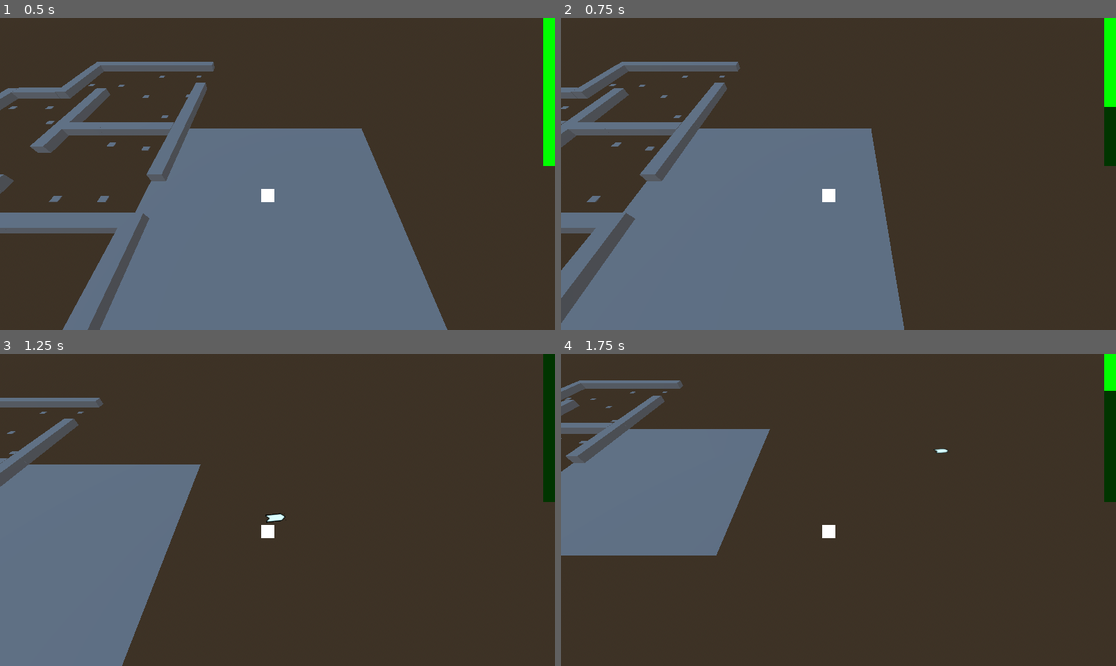
Above: before the commit, frames 1-4 (two rows, left to right).
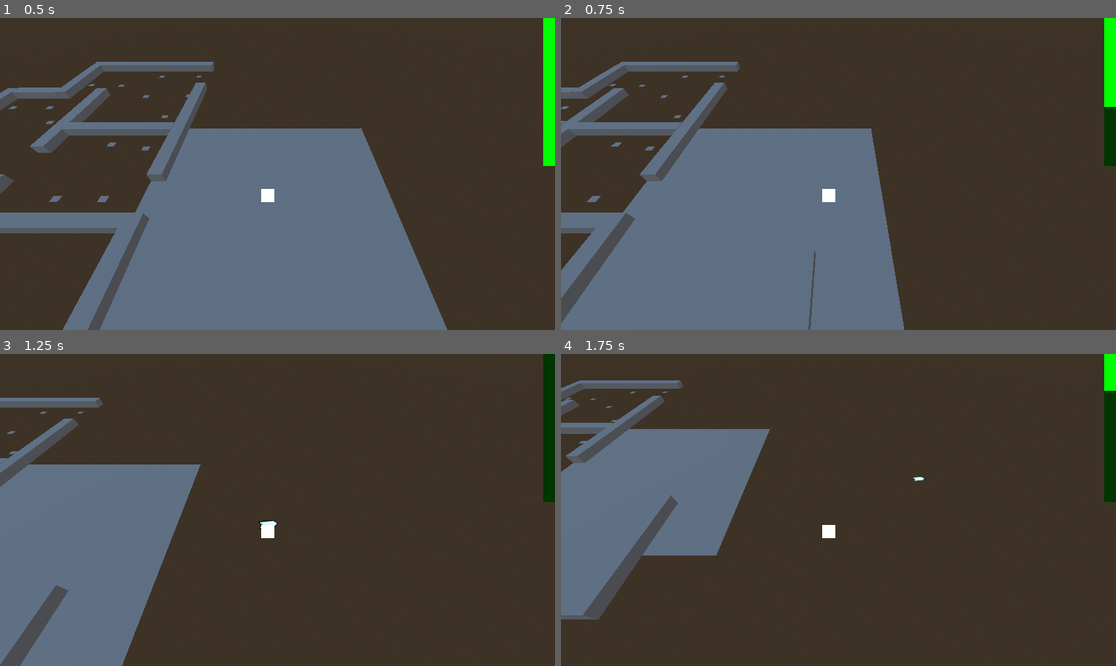
Above: after the commit, the same moments.

Repository: etjwalsh/N330Group3Project
Game: Godot game, scene res://Scenes/Root/root.tscn
Two runs of this game, one before a commit and one after it. Both use one fixed random seed, a clock stepped at 60 frames per second and the inputs below.
Inputs (mouse positions are in pixels of both pictures, inside the frame that each line leads up to):
- Up to frame 1 (0.5 s): no input
- Up to frame 2 (0.75 s): tap Enter at 0.5 s; move the mouse to (960, 158) at 0.52 s; hold D (right) from 0.53 s (still down); hold Shift (dash) from 0.53 s (still down)
- Up to frame 3 (1.25 s): keep holding D (right); keep holding Shift (dash); click (399, 494) at 0.8 s
- Up to frame 4 (1.75 s): move the mouse to (727, 525) at 1.27 s; release D (right) at 1.28 s; release Shift (dash) at 1.28 s; hold S (down) from 1.28 s (still down); click (727, 525) at 1.35 s; tap Shift (dash) at 1.55 s

Frame 1 is identical in both runs. In frame 2, less than 0.1% of the frame differs, in the area x 44-46%, y 74-100%; in frame 3, 0.9%; in frame 4, 2.7%, in the area x 0-70%, y 30-86%.

Commit message:
omg finally

Diff:
--- a/Levels/Level 1/Bullets/PlayerBullet/player_bullet.gd
+++ b/Levels/Level 1/Bullets/PlayerBullet/player_bullet.gd
@@ -1,12 +1,16 @@
-extends Sprite3D
+extends RigidBody3D
 
 const speed = 25
 var time = 0
 
-func _physics_process(delta: float) -> void:
-	position.z += cos(rotation.y) * delta * speed
-	position.x += sin(rotation.y) * delta * speed
+func _ready() -> void:
+	linear_velocity.z = cos(rotation.y) * speed
+	linear_velocity.x = sin(rotation.y) * speed
 
+func _process(delta: float) -> void:
 	time += delta
 	if(time > 2):
 		queue_free()
+
+	if(get_colliding_bodies()):
+		queue_free()
--- a/Scenes/Bullets/PlayerBullet/player_bullet.tscn
+++ b/Scenes/Bullets/PlayerBullet/player_bullet.tscn
@@ -1,21 +1,22 @@
 [gd_scene load_steps=4 format=3 uid="uid://butgcijhhjjye"]
 
+[ext_resource type="Script" path="res://Levels/Level 1/Bullets/PlayerBullet/player_bullet.gd" id="1_c7cfn"]
 [ext_resource type="Texture2D" uid="uid://b5fmjl6bhp0be" path="res://Images/PlayerBullet.png" id="1_m00u1"]
-[ext_resource type="Script" path="res://Scenes/Bullets/PlayerBullet/player_bullet.gd" id="2_u2xvr"]
 
-[sub_resource type="BoxShape3D" id="BoxShape3D_jlmxe"]
+[sub_resource type="BoxShape3D" id="BoxShape3D_iu5gh"]
 size = Vector3(0.7, 1, 1.5)
 
 [node name="RigidBody3D" type="RigidBody3D"]
-collision_layer = 2
-collision_mask = 0
-axis_lock_linear_y = true
+collision_layer = 0
+collision_mask = 2
+contact_monitor = true
+max_contacts_reported = 1
+script = ExtResource("1_c7cfn")
 
 [node name="PlayerBullet" type="Sprite3D" parent="."]
 transform = Transform3D(1, 0, 0, 0, -4.37114e-08, -1, 0, 1, -4.37114e-08, 0, 0, 0)
 pixel_size = 0.1
 texture = ExtResource("1_m00u1")
-script = ExtResource("2_u2xvr")
 
 [node name="CollisionShape3D" type="CollisionShape3D" parent="."]
-shape = SubResource("BoxShape3D_jlmxe")
+shape = SubResource("BoxShape3D_iu5gh")
--- a/Scenes/Bullets/PlayerLaser/player_laser.tscn
+++ b/Scenes/Bullets/PlayerLaser/player_laser.tscn
@@ -7,8 +7,8 @@
 size = Vector3(0.32, 1, 0.32)
 
 [node name="PlayerLaser" type="RigidBody3D"]
-collision_layer = 2
-collision_mask = 0
+collision_layer = 0
+collision_mask = 3
 axis_lock_linear_y = true
 
 [node name="Sprite3D" type="Sprite3D" parent="." node_paths=PackedStringArray("shape")]
--- a/Scenes/Bullets/PlayerSword/player_sword.tscn
+++ b/Scenes/Bullets/PlayerSword/player_sword.tscn
@@ -20,8 +20,8 @@
 [node name="PlayerSword" type="Node3D"]
 
 [node name="Node3d" type="RigidBody3D" parent="."]
-collision_layer = 2
-collision_mask = 0
+collision_layer = 0
+collision_mask = 3
 axis_lock_linear_y = true
 script = ExtResource("1_e2jtk")
 
--- a/Scenes/Map/map.tscn
+++ b/Scenes/Map/map.tscn
@@ -16,6 +16,9 @@
 
 [sub_resource type="BoxMesh" id="BoxMesh_pqmfm"]
 
+[sub_resource type="BoxShape3D" id="BoxShape3D_f6kab"]
+size = Vector3(100, 100, 100)
+
 [node name="Map" type="Node3D"]
 transform = Transform3D(19.6845, 0, 0, 0, 1, 0, 0, 0, 18.5282, 0, 0, 0)
 
@@ -258,3 +261,18 @@
 [node name="MeshInstance3D" type="MeshInstance3D" parent="Walls/Node3D16"]
 transform = Transform3D(1, 0, 0, 0, 1, 1.39602e-07, 0, -1.74846e-07, 0.798431, 0.155682, 0.83704, 0.0622308)
 mesh = SubResource("BoxMesh_pqmfm")
+
+[node name="CSGBox3D" type="CSGBox3D" parent="."]
+transform = Transform3D(1, 0, 0, 0, 1, 0, 0, 0, 1, 0, 1, 0.487)
+layers = 3
+use_collision = true
+collision_layer = 3
+collision_mask = 3
+size = Vector3(0.5, 1, 0.5)
+
+[node name="Area3D" type="Area3D" parent="."]
+collision_layer = 3
+collision_mask = 3
+
+[node name="CollisionShape3D" type="CollisionShape3D" parent="Area3D"]
+shape = SubResource("BoxShape3D_f6kab")
--- a/Scenes/Player/player.gd
+++ b/Scenes/Player/player.gd
@@ -76,17 +76,6 @@
 		weapon += 1
 		if(weapon >= weaponNum):
 			weapon = 0
-
-	#roll system
-	"""
-	if(Input.is_action_just_pressed("dash"))
-		if canDash:
-			$DashTimer.start()
-			SPEED += 35.0
-			canDash = false
-			$AnimatedSprite3D.modulate = Color(0, 1, 1) # REMOVE LATER
-	"""
-	#dash system (lines 90 to 101)
 	if(Input.is_action_pressed("dash")):
 		PlayerAutoload.energy -= energyUse * delta
 		if(PlayerAutoload.energy < 0):
Not shown: 1 places in Scenes/Map/map.tscn that only renumber resources
